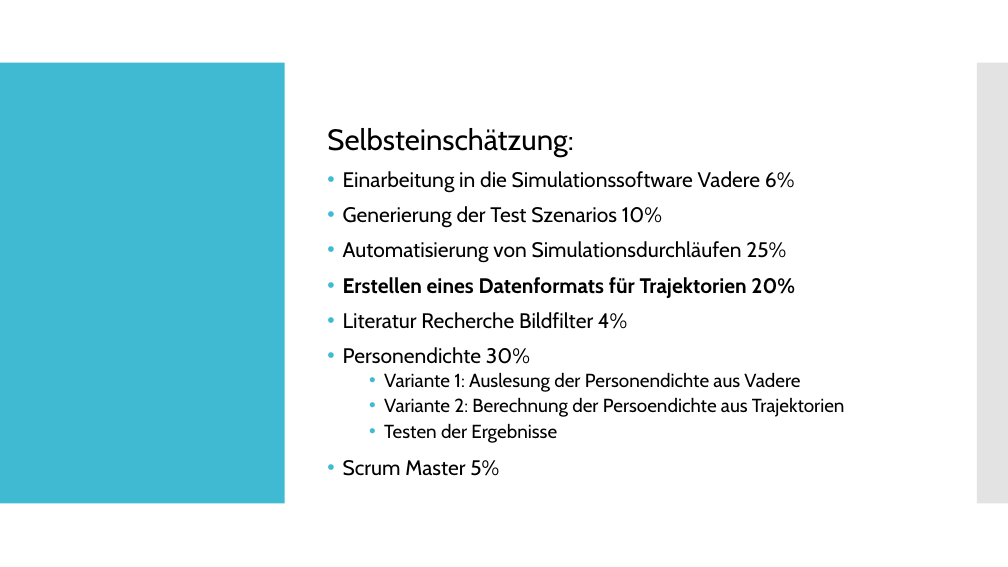
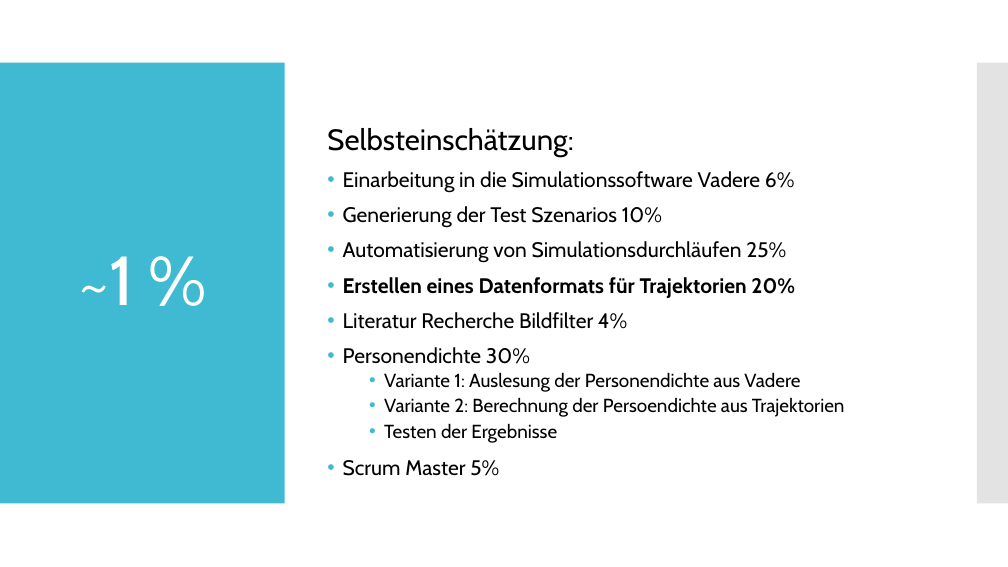
Before and after one commit to Datagroup-ModSim/ModSim17-data-generation-filters, a slide deck: slide 24 of presentations/Datenerzeugung und Datenanalyse_Sprint1_formatiert.pptx. Drawn at 1008x567 pixels with LibreOffice and Linux fonts; fonts in the diff are those of the drawing. Boxes give left, top, right and bottom in pixels: in the first picture for what was removed or moved away, otherwise in the second. Text is boxed around its words. In the diff, an @@ line names an element or a change of style, - is before the commit and + after.

```diff
--- a/presentations/Datenerzeugung und Datenanalyse_Sprint1_formatiert.pptx
+++ b/presentations/Datenerzeugung und Datenanalyse_Sprint1_formatiert.pptx
@@ title added at (79,256,135,305), 66 pt, text #FFFFFF @@
+~1 %
```
Also in this commit, not shown: 8 other slides changed, 1 slide removed.
